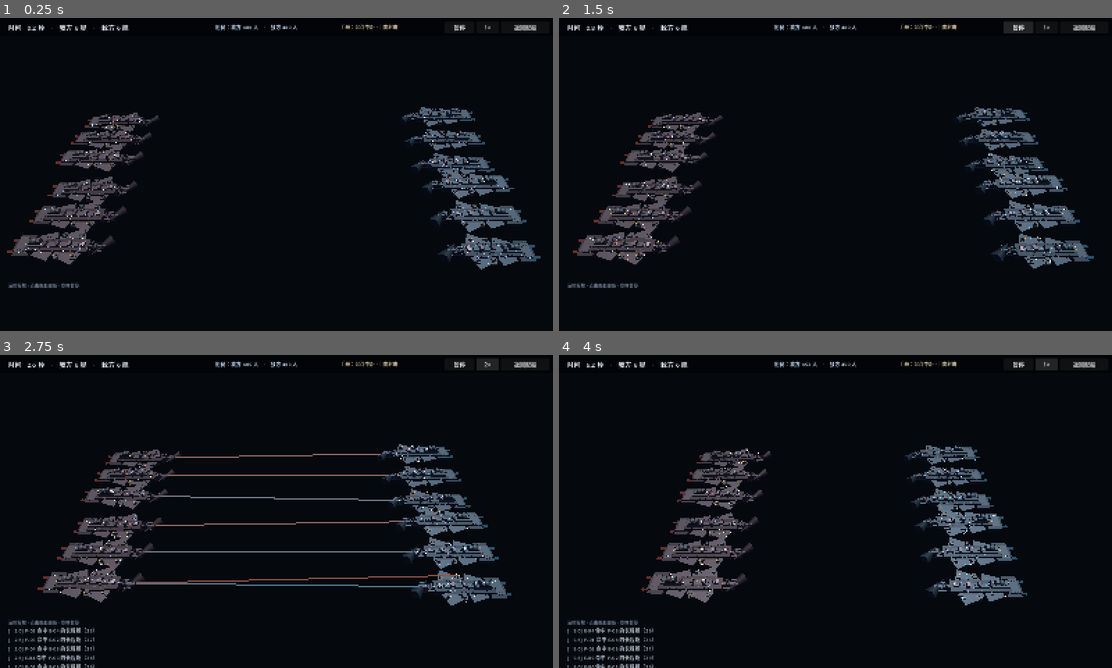
Above: before the commit, frames 1-4 (two rows, left to right).
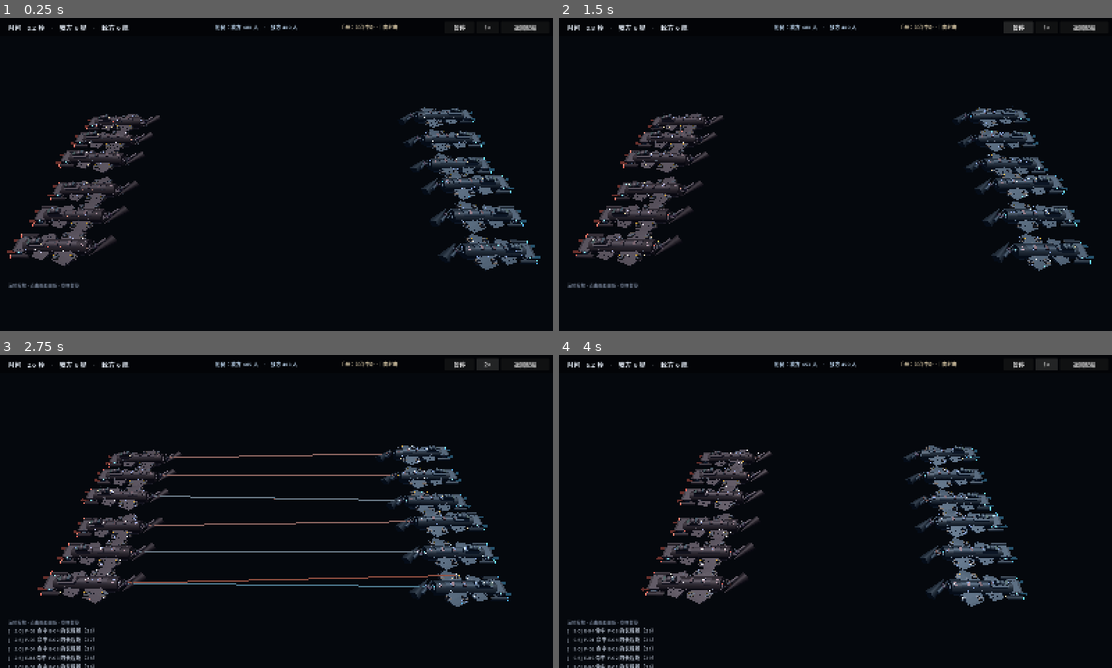
Above: after the commit, the same moments.

Repository: Astrozxy/game0
Game: Godot game, scene res://main.tscn
The game is run twice, just before and just after one commit, with the same random seed, the same clock (stepped at 60 frames per second) and the same inputs.
Inputs:
- Up to frame 1 (0.25 s): no input
- Up to frame 2 (1.5 s): click "暂停" at 0.5 s; click "继续" at 1.25 s
- Up to frame 3 (2.75 s): click "1×" at 2 s
- Up to frame 4 (4 s): click "2×" at 2.75 s; click "4×" at 3.5 s

The runs differ from the first frame. In frame 1, 3.7% of the frame differs, in the area x 1-98%, y 28-81%; in frame 2, 3.7%; in frame 3, 3.7%; in frame 4, 3.9%, in the area x 15-85%, y 28-81%.

Commit message:
舰体第二次迭代：修矛尖旋转 + 做出体积
- 矛尖旋转改为 (-90,0,45)：先立轴再绕自身轴滚 45°，不再歪斜
- 主脊改为六棱柱（带倒角），上层再加一级六棱脊背，腹部倒梯形
- 两舷翼面做厚度渐变：翼根 0.40 厚 → 翼中 0.22 → 翼尖 0.09，并带下反角
- 翼前缘加强条、后翼同样渐变
- 舰桥加穹顶，引擎短舱改为圆柱 + 挂架 + 发光环，位置外扩到 ±1.62
- 腹部龙骨改为四棱锥

Diff:
--- a/game/battle/battle_view.gd
+++ b/game/battle/battle_view.gd
@@ -188,7 +188,6 @@
 	return Color(0.35, 0.78, 1.0) if team == "player" else Color(1.0, 0.42, 0.35)
 
 func _build_hull(node: Node3D, ship) -> void:
-	# 舰级决定体量：以巡洋舰几何为基准，按舰级数据整体缩放
 	var hd := Model.hull_data(ship.hull_class)
 	var hx: float = float(hd["width"]) / 3.4
 	var hy: float = float(hd["height"]) / 1.10
@@ -205,89 +204,101 @@
 	var accent_mat: StandardMaterial3D = mats["accent"]
 	var line_mat := _metal(Color(0.10, 0.11, 0.14), 0.6, 0.5)
 
-	# ============ 主脊：窄而高，整艘舰的中轴 ============
-	_add_box(body, Vector3(1.90, 1.00, 9.20), Vector3(0, 0.00, -0.30), hull_mat)
-	# 主脊背鳍（让俯视有中轴线）
-	_add_box(body, Vector3(0.70, 0.30, 6.60), Vector3(0, 0.62, -0.40), plate_mat)
-	# 主脊下腹
-	_add_box(body, Vector3(1.50, 0.34, 7.40), Vector3(0, -0.58, -0.20), plate_mat)
-
-	# ============ 舰首：四棱矛尖（亚盾之矛的矛头） ============
-	var spear := _add_cyl(body, 0.04, 1.35, 3.40, Vector3(0, 0.02, 6.10), hull_mat, 4)
-	spear.rotation_degrees = Vector3(-90, 45, 0)
-	spear.scale = Vector3(0.72, 1.0, 0.66)
-	# 矛尖上的甲板脊
-	_add_box(body, Vector3(0.34, 0.22, 3.00), Vector3(0, 0.30, 5.10), plate_mat)
-	# 矛头两侧的棱线
+	# ============ 主脊：六棱柱，天然带倒角，不再是平板 ============
+	var spine := _add_cyl(body, 0.98, 1.06, 9.00, Vector3(0, 0.02, -0.30), hull_mat, 6)
+	spine.rotation_degrees = Vector3(-90, 0, 0)
+	spine.scale = Vector3(1.05, 1.0, 0.98)
+	# 上层脊背：更窄的六棱柱，形成二级台阶
+	var spine2 := _add_cyl(body, 0.52, 0.62, 6.40, Vector3(0, 0.55, -0.40), plate_mat, 6)
+	spine2.rotation_degrees = Vector3(-90, 0, 0)
+	# 下腹：倒梯形
+	var belly := _add_cyl(body, 0.80, 1.02, 7.20, Vector3(0, -0.52, -0.20), plate_mat, 6)
+	belly.rotation_degrees = Vector3(-90, 0, 0)
+
+	# ============ 舰首矛尖：四棱锥（先绕 X -90 立轴，再绕自身轴滚 45°）============
+	var spear := _add_cyl(body, 0.03, 1.12, 3.90, Vector3(0, 0.02, 6.05), hull_mat, 4)
+	spear.rotation_degrees = Vector3(-90, 0, 45)
+	spear.scale = Vector3(0.80, 1.0, 0.62)
+	# 矛尖上脊
+	var crest := _add_cyl(body, 0.04, 0.30, 3.10, Vector3(0, 0.30, 5.20), plate_mat, 4)
+	crest.rotation_degrees = Vector3(-90, 0, 45)
+	# 矛头装甲带
+	_add_box(body, Vector3(0.9, 0.20, 1.5), Vector3(0, 0.10, 3.60), plate_mat)
+
+	# ============ 两舷后掠翼：根部厚、翼尖薄，带下反角 ============
 	for sx in [-1.0, 1.0]:
-		var edge := _add_box(body, Vector3(0.10, 0.26, 2.60),
-			Vector3(sx * 0.62, 0.02, 4.90), plate_mat)
-		edge.rotation_degrees = Vector3(0, sx * 6.0, 0)
-
-	# ============ 两舷后掠翼：舷炮的挂载面 ============
-	for sx in [-1.0, 1.0]:
-		# 前翼（大，向后掠）
-		var fin_f := _add_box(body, Vector3(1.90, 0.16, 3.40),
-			Vector3(sx * 1.35, 0.06, 1.40), plate_mat)
-		fin_f.rotation_degrees = Vector3(0, sx * 24.0, 0)
-		# 翼根加厚
-		_add_box(body, Vector3(0.70, 0.30, 2.20), Vector3(sx * 0.85, 0.10, 1.40), hull_mat)
-		# 后翼（小）
-		var fin_r := _add_box(body, Vector3(1.30, 0.14, 2.60),
-			Vector3(sx * 1.30, 0.04, -2.10), plate_mat)
-		fin_r.rotation_degrees = Vector3(0, sx * 18.0, 0)
-		# 翼端识别灯
-		_add_box(body, Vector3(0.10, 0.10, 0.10), Vector3(sx * 2.05, 0.10, 1.20), accent_mat)
-
-	# ============ 舰桥：塔 + 穹顶 ============
-	_add_box(body, Vector3(1.10, 0.60, 2.40), Vector3(0, 0.88, -2.80), plate_mat)
-	_add_box(body, Vector3(0.80, 0.40, 1.60), Vector3(0, 1.30, -2.80), hull_mat)
+		# 翼根（厚）
+		var f_root := _add_box(body, Vector3(0.95, 0.40, 3.20),
+			Vector3(sx * 1.15, 0.02, 1.30), plate_mat)
+		f_root.rotation_degrees = Vector3(0, sx * 22.0, -sx * 4.0)
+		# 翼中段
+		var f_mid := _add_box(body, Vector3(1.05, 0.22, 2.90),
+			Vector3(sx * 1.72, -0.04, 1.05), plate_mat)
+		f_mid.rotation_degrees = Vector3(0, sx * 22.0, -sx * 6.0)
+		# 翼尖（薄）
+		var f_tip := _add_box(body, Vector3(0.85, 0.09, 2.40),
+			Vector3(sx * 2.15, -0.09, 0.80), plate_mat)
+		f_tip.rotation_degrees = Vector3(0, sx * 22.0, -sx * 8.0)
+		# 前缘加强条
+		var le := _add_box(body, Vector3(0.14, 0.16, 3.30),
+			Vector3(sx * 1.55, 0.06, 1.55), hull_mat)
+		le.rotation_degrees = Vector3(0, sx * 24.0, -sx * 5.0)
+		# 后翼（同样做厚度渐变）
+		var r_root := _add_box(body, Vector3(0.75, 0.30, 2.20),
+			Vector3(sx * 1.10, 0.00, -2.20), plate_mat)
+		r_root.rotation_degrees = Vector3(0, sx * 16.0, -sx * 3.0)
+		var r_tip := _add_box(body, Vector3(0.62, 0.08, 1.80),
+			Vector3(sx * 1.62, -0.06, -2.45), plate_mat)
+		r_tip.rotation_degrees = Vector3(0, sx * 16.0, -sx * 6.0)
+		# 翼尖导航灯
+		_add_box(body, Vector3(0.09, 0.09, 0.09), Vector3(sx * 2.35, -0.10, 0.70), accent_mat)
+
+	# ============ 舰桥：三层 + 穹顶 ============
+	_add_box(body, Vector3(1.05, 0.58, 2.30), Vector3(0, 0.92, -2.80), plate_mat)
+	_add_box(body, Vector3(0.76, 0.40, 1.55), Vector3(0, 1.32, -2.80), hull_mat)
 	var dome := MeshInstance3D.new()
 	var sph := SphereMesh.new()
-	sph.radius = 0.44
-	sph.height = 0.70
+	sph.radius = 0.42
+	sph.height = 0.66
 	dome.mesh = sph
-	dome.position = Vector3(0, 1.62, -2.95)
+	dome.position = Vector3(0, 1.60, -2.95)
 	dome.material_override = plate_mat
 	body.add_child(dome)
-	# 舷窗
-	for wx in [-0.28, 0.28]:
-		_add_box(body, Vector3(0.10, 0.07, 0.05), Vector3(wx, 1.24, -1.98), mats["glow"])
-	# 桅杆
-	_add_box(body, Vector3(0.05, 1.00, 0.05), Vector3(0, 2.20, -3.05), plate_mat)
-
-	# ============ 舰尾：引擎段 + 双短舱 ============
-	_add_box(body, Vector3(1.95, 0.80, 1.80), Vector3(0, -0.05, -5.30), hull_mat)
-	_add_box(body, Vector3(2.30, 0.26, 1.20), Vector3(0, 0.40, -5.20), plate_mat)
-	# 短舱（引擎吊舱）：向外伸出的两种视感
-	for ex in [-0.92, 0.92]:
-		var nac := _add_box(body, Vector3(0.52, 0.52, 2.20), Vector3(ex * 1.55, 0.06, -4.90), hull_mat)
-		# 短舱挂架
-		_add_box(body, Vector3(0.34, 0.14, 0.60), Vector3(ex * 1.10, 0.06, -4.60), plate_mat)
-		# 短舱尾部发光环
-		_add_box(body, Vector3(0.44, 0.44, 0.10), Vector3(ex * 1.55, 0.06, -5.98), accent_mat)
-
-	# ============ 腹部龙骨 ============
-	var keel := _add_box(body, Vector3(0.46, 0.55, 3.60), Vector3(0, -0.72, 0.80), plate_mat)
-	# 腹部散热格栅
+	for wx in [-0.26, 0.26]:
+		_add_box(body, Vector3(0.09, 0.07, 0.05), Vector3(wx, 1.24, -1.99), mats["glow"])
+	_add_box(body, Vector3(0.05, 0.95, 0.05), Vector3(0, 2.15, -3.05), plate_mat)
+
+	# ============ 舰尾引擎段 + 外挂短舱 ============
+	_add_box(body, Vector3(1.85, 0.82, 1.90), Vector3(0, -0.02, -5.25), hull_mat)
+	_add_box(body, Vector3(2.15, 0.28, 1.30), Vector3(0, 0.40, -5.15), plate_mat)
+	for ex in [-1.0, 1.0]:
+		# 挂架：从主脊斜着伸出去
+		var pylon := _add_box(body, Vector3(0.95, 0.12, 0.42),
+			Vector3(ex * 1.05, 0.02, -4.55), hull_mat)
+		pylon.rotation_degrees = Vector3(0, 0, ex * 8.0)
+		# 短舱本体：圆柱，前后有发光环
+		var nac := _add_cyl(body, 0.28, 0.30, 2.40, Vector3(ex * 1.62, -0.02, -4.95), hull_mat, 10)
+		nac.rotation_degrees = Vector3(-90, 0, 0)
+		var ring := _add_cyl(body, 0.31, 0.31, 0.10, Vector3(ex * 1.62, -0.02, -6.15), accent_mat, 10)
+		ring.rotation_degrees = Vector3(-90, 0, 0)
+		_add_cyl(body, 0.24, 0.18, 0.22, Vector3(ex * 1.62, -0.02, -3.78), dark_mat, 10).rotation_degrees = Vector3(-90, 0, 0)
+
+	# ============ 腹部龙骨 + 散热格栅 ============
+	var keel := _add_cyl(body, 0.16, 0.34, 3.40, Vector3(0, -0.86, 0.90), plate_mat, 4)
+	keel.rotation_degrees = Vector3(-90, 0, 45)
 	for i in 4:
-		_add_box(body, Vector3(1.20, 0.06, 0.14), Vector3(0, -0.62, -2.40 + float(i) * 1.10), line_mat)
-
-	# ============ 炮位基座（跟随各级硬点） ============
+		_add_box(body, Vector3(1.05, 0.05, 0.13), Vector3(0, -0.70, -2.40 + float(i) * 1.10), line_mat)
+
+	# ============ 炮位基座 ============
 	for hi in Model.slot_count(ship.hull_class):
 		var nm := Model.hardpoint_name(ship.hull_class, hi)
 		var hp := Model.hardpoint_pos(ship.hull_class, hi)
 		if nm.begins_with("背塔") or nm.begins_with("前塔"):
-			_add_cyl(node, 0.46 * hx, 0.52 * hx, 0.26 * hy,
+			_add_cyl(node, 0.44 * hx, 0.50 * hx, 0.26 * hy,
 				Vector3(hp.x, hp.y - 0.28 * hy, hp.z), plate_mat, 10)
 		elif nm.begins_with("腹塔"):
-			_add_cyl(node, 0.46 * hx, 0.52 * hx, 0.24 * hy,
+			_add_cyl(node, 0.44 * hx, 0.50 * hx, 0.24 * hy,
 				Vector3(hp.x, hp.y + 0.28 * hy, hp.z), plate_mat, 10)
-
-	# ============ 甲板分割线 ============
-	for i in 6:
-		var z := -4.60 + float(i) * 1.30
-		_add_box(body, Vector3(1.94, 0.03, 0.03), Vector3(0, 0.52, z), line_mat)
 
 	# ============ 引擎尾焰 ============
 	var eng_pts: Array = []
@@ -317,7 +328,7 @@
 
 	# ============ 翼缘灯带 ============
 	for sx2 in [-1.0, 1.0]:
-		_add_box(body, Vector3(0.05, 0.07, 2.40), Vector3(sx2 * 1.75, 0.05, 0.90), accent_mat)
+		_add_box(body, Vector3(0.05, 0.07, 2.20), Vector3(sx2 * 1.95, -0.06, 1.00), accent_mat)
 
 	_build_hull_greebles(node, ship)
 	if ship.hull_class == Model.HullClass.CARRIER:
